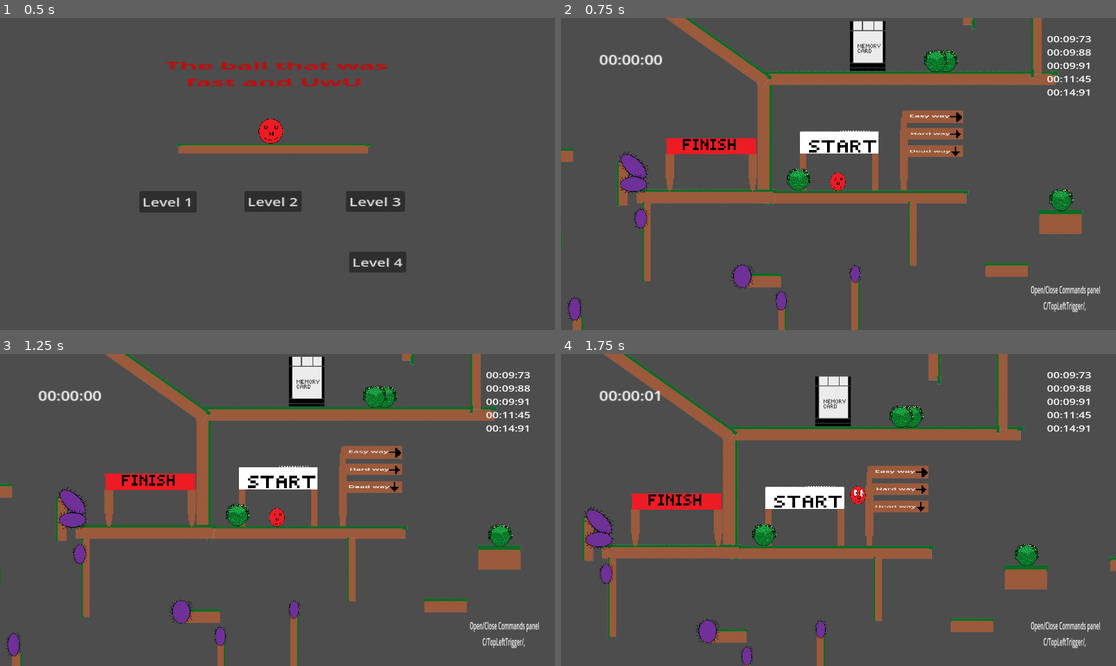
Above: before the commit, frames 1-4 (two rows, left to right).
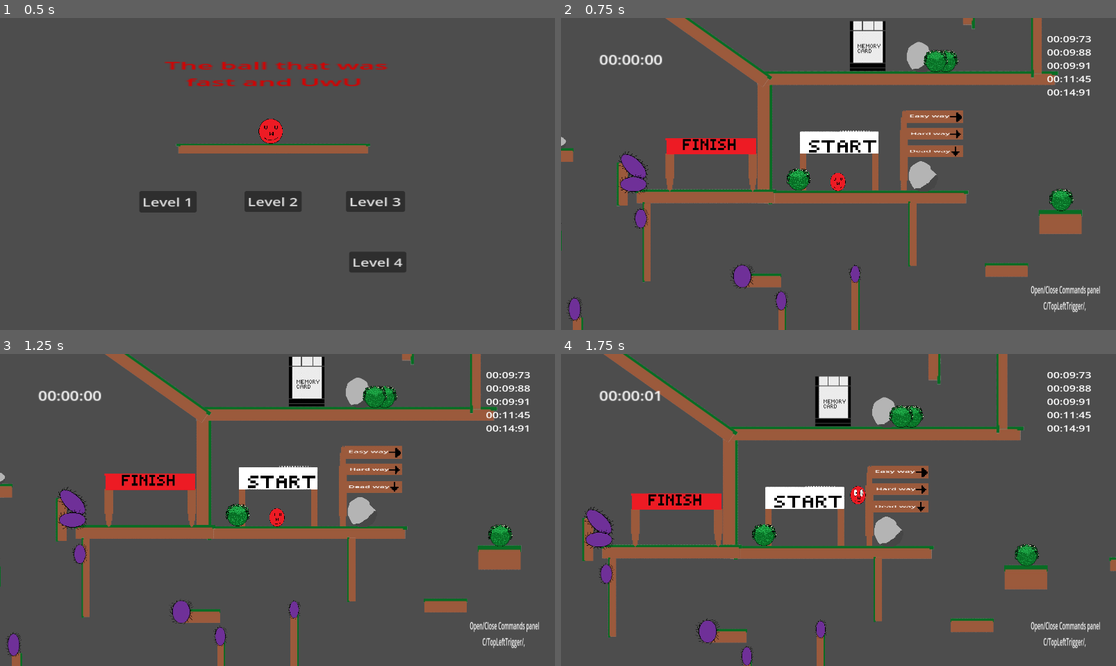
Above: after the commit, the same moments.

Repository: Mahnwe/TheBallThatWasUwU
Game: Godot game, scene res://Scenes/menu.tscn
The game is run twice, just before and just after one commit, with the same random seed, the same clock (stepped at 60 frames per second) and the same inputs.
Inputs (mouse positions are in pixels of both pictures, inside the frame that each line leads up to):
- Up to frame 1 (0.5 s): no input
- Up to frame 2 (0.75 s): click "Level 1" at 0.5 s
- Up to frame 3 (1.25 s): no input
- Up to frame 4 (1.75 s): tap Enter at 1.25 s; move the mouse to (960, 494) at 1.27 s; hold D (move_right) from 1.28 s (still down); tap X (dash) at 1.35 s; click (960, 494) at 1.42 s; tap Space (jump) at 1.52 s

Frame 1 is identical in both runs. In frame 2, 0.6% of the frame differs, in the area x 0-68%, y 7-56%; in frame 3, 0.6%; in frame 4, 0.6%.

Commit message:
Add two rock scenes with differents sprite for each one, and add some of them in level1

Diff:
--- a/Scenes/bush.tscn
+++ b/Scenes/bush.tscn
@@ -18,8 +18,6 @@
 func _process(_delta):
 	pass
 "
-
-[sub_resource type="CircleShape2D" id="CircleShape2D_rsmab"]
 
 [sub_resource type="SpriteFrames" id="SpriteFrames_spupv"]
 animations = [{
@@ -44,10 +42,6 @@
 [node name="Bush" type="Node2D" groups=["bushes"]]
 script = SubResource("GDScript_wrb77")
 
-[node name="CollisionShape2D" type="CollisionShape2D" parent="."]
-shape = SubResource("CircleShape2D_rsmab")
-disabled = true
-
 [node name="AnimatedSprite2D" type="AnimatedSprite2D" parent="."]
 position = Vector2(-1, 3.8147e-06)
 scale = Vector2(0.123062, 0.118802)
--- a/Scenes/level1.tscn
+++ b/Scenes/level1.tscn
@@ -13,6 +13,8 @@
 [ext_resource type="PackedScene" uid="uid://doy0e7jnl2886" path="res://Scenes/wall.tscn" id="10_8ng8k"]
 [ext_resource type="PackedScene" uid="uid://dss5xj26b0dfl" path="res://Scenes/finish.tscn" id="11_r8tlj"]
 [ext_resource type="PackedScene" uid="uid://c1vwrl21i4kan" path="res://Scenes/bush.tscn" id="13_libvp"]
+[ext_resource type="PackedScene" uid="uid://bha08grmcxwnd" path="res://Scenes/rock2.tscn" id="14_ec3q2"]
+[ext_resource type="PackedScene" uid="uid://das30qvpbu28b" path="res://Scenes/rock1.tscn" id="14_mptbk"]
 
 [node name="Level1" type="Node2D"]
 script = ExtResource("1_viwub")
@@ -466,6 +468,9 @@
 [node name="Bush6" parent="." instance=ExtResource("13_libvp")]
 position = Vector2(-650, -697)
 
+[node name="Rock4" parent="." instance=ExtResource("14_ec3q2")]
+position = Vector2(-1153, 129)
+
 [node name="Bush7" parent="." instance=ExtResource("13_libvp")]
 position = Vector2(-1092, 133)
 
@@ -474,6 +479,18 @@
 
 [node name="Bush8" parent="." instance=ExtResource("13_libvp")]
 position = Vector2(-2628, 417)
+
+[node name="Rock1" parent="." instance=ExtResource("14_ec3q2")]
+position = Vector2(-1148, 424)
+
+[node name="Rock2" parent="." instance=ExtResource("14_mptbk")]
+position = Vector2(198, 372)
+
+[node name="Rock3" parent="." instance=ExtResource("14_mptbk")]
+position = Vector2(441, -207)
+
+[node name="Rock5" parent="." instance=ExtResource("14_mptbk")]
+position = Vector2(-2053, 340)
 
 [connection signal="player_exited_start_area" from="StartArea" to="." method="_on_start_area_player_exited_start_area"]
 [connection signal="spike_hit" from="Spike" to="." method="_on_spike_spike_hit"]
--- /dev/null
+++ b/Scenes/rock1.tscn
@@ -0,0 +1,10 @@
+[gd_scene load_steps=2 format=3 uid="uid://das30qvpbu28b"]
+
+[ext_resource type="Texture2D" uid="uid://byddnihr4hh2p" path="res://Arts/RockSprite/RockSprite1-removebg-preview.png" id="1_s0mai"]
+
+[node name="Rock1" type="Node2D"]
+
+[node name="Sprite2D" type="Sprite2D" parent="."]
+position = Vector2(1, -5)
+scale = Vector2(0.0808411, 0.115574)
+texture = ExtResource("1_s0mai")
--- /dev/null
+++ b/Scenes/rock2.tscn
@@ -0,0 +1,10 @@
+[gd_scene load_steps=2 format=3 uid="uid://bha08grmcxwnd"]
+
+[ext_resource type="Texture2D" uid="uid://beamrmvigjq5p" path="res://Arts/RockSprite/RockSprite2-removebg-preview.png" id="1_nnhi5"]
+
+[node name="Rock2" type="Node2D"]
+
+[node name="Sprite2D" type="Sprite2D" parent="."]
+position = Vector2(-1, -6)
+scale = Vector2(0.160944, 0.149123)
+texture = ExtResource("1_nnhi5")
--- a/Scripts/level1.gd
+++ b/Scripts/level1.gd
@@ -151,8 +151,8 @@
 
 func disable_bush_anim():
 	for member in get_tree().get_nodes_in_group("bushes"):
-			member.get_child(1).stop()
+			member.get_child(0).stop()
 
 func enable_bush_anim():
 	for member in get_tree().get_nodes_in_group("bushes"):
-			member.get_child(1).play()
+			member.get_child(0).play()
Binary file added: Arts/RockSprite/RockSprite1-removebg-preview.png
Not shown, added: Arts/RockSprite/RockSprite1-removebg-preview.png.import
Binary file added: Arts/RockSprite/RockSprite1.png
Not shown, added: Arts/RockSprite/RockSprite1.png.import
Binary file added: Arts/RockSprite/RockSprite2-removebg-preview.png
Not shown, added: Arts/RockSprite/RockSprite2-removebg-preview.png.import
Binary file added: Arts/RockSprite/RockSprite2.png
Not shown, added: Arts/RockSprite/RockSprite2.png.import
Not shown: 1 places in Scenes/bush.tscn that only renumber resources
Not shown: 1 places in Scenes/level1.tscn that only renumber resources
